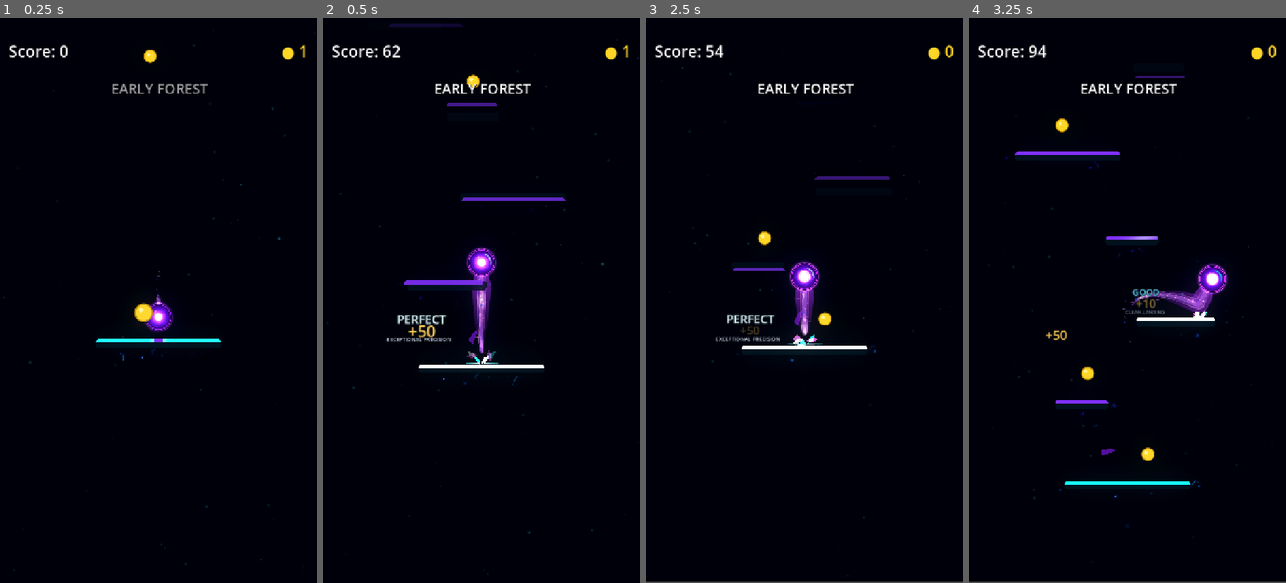
Above: before the commit, frames 1-4 (left to right).
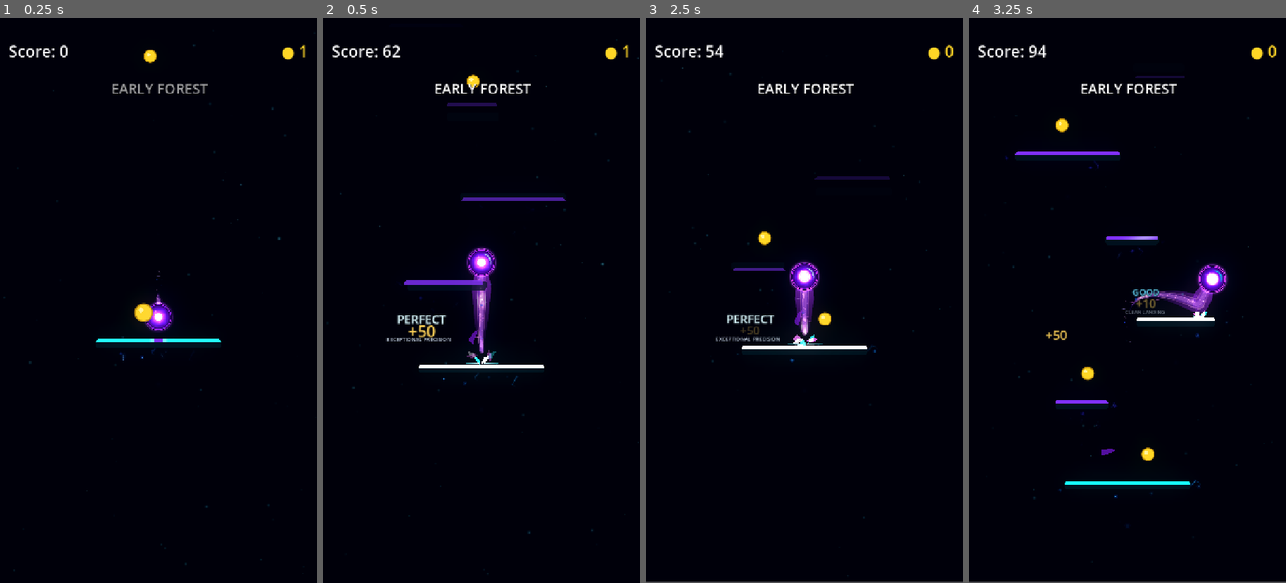
Above: after the commit, the same moments.

Repository: Kryodo/TowerJump
Game: Godot game, scene res://scenes/main.tscn
The game is run twice, just before and just after one commit, with the same random seed, the same clock (stepped at 60 frames per second) and the same inputs.
Inputs (mouse positions are in pixels of both pictures, inside the frame that each line leads up to):
- Up to frame 1 (0.25 s): no input
- Up to frame 2 (0.5 s): no input
- Up to frame 3 (2.5 s): move the mouse to (874, 272) at 0.52 s; hold Right (ui_right) 0.53-1.25 s; click (874, 272) at 0.67 s; drag from (741, 328) to (794, 193) at 1.27 s; click "Nochmal spielen" at 2 s
- Up to frame 4 (3.25 s): move the mouse to (1159, 176) at 2.77 s; hold Right (ui_right) from 2.78 s (still down)

Frame 1 is identical in both runs. In frame 2, 0.4% of the frame differs, in the area x 20-77%, y 1-33%; in frame 3, 0.2%; in frame 4, less than 0.1%.

Commit message:
Add parent transparency gate for unassembled platforms

Diff:
--- a/scripts/platform.gd
+++ b/scripts/platform.gd
@@ -89,6 +89,9 @@
 func _ready() -> void:
 	add_to_group("platforms")
 	_collision_shape.one_way_collision = true
+	# New pooled nodes start transparent before they are assigned a spawn state.
+	# This prevents a frame of fully visible geometry during pool initialization.
+	modulate = Color(1.0, 1.0, 1.0, 0.0)
 
 	_create_resonance_field()
 	_apply_geometry()
@@ -368,6 +371,14 @@
 	_assembly_tween.parallel().tween_method(
 		_set_assembly_alpha,
 		0.0,
+		1.0,
+		duration * 0.88
+	).set_trans(Tween.TRANS_CUBIC).set_ease(Tween.EASE_OUT)
+	# Parent-level alpha is a second visual gate for all children/shaders. The
+	# platform node itself remains visible so landing prediction can still target it.
+	_assembly_tween.parallel().tween_property(
+		self,
+		"modulate:a",
 		1.0,
 		duration * 0.88
 	).set_trans(Tween.TRANS_CUBIC).set_ease(Tween.EASE_OUT)
@@ -453,7 +464,9 @@
 	_neon_edge.position = edge_offset
 	_visual.scale = Vector2(0.92, 0.86)
 	_neon_edge.scale = Vector2(0.94, 0.90)
-	modulate = Color.WHITE
+	# Keep the whole platform render tree transparent until its own assembly tween.
+	# Child visibility is also disabled below as an independent guard.
+	modulate = Color(1.0, 1.0, 1.0, 0.0)
 	_set_assembly_alpha(0.0)
 	if _resonance_field != null and is_instance_valid(_resonance_field):
 		_resonance_field.visible = false
